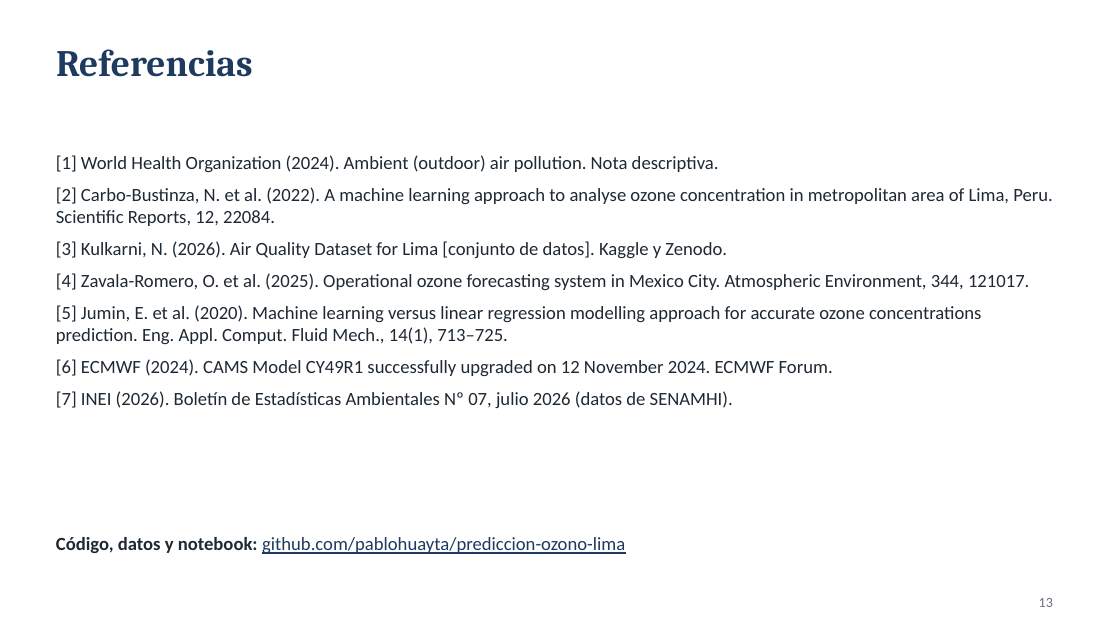
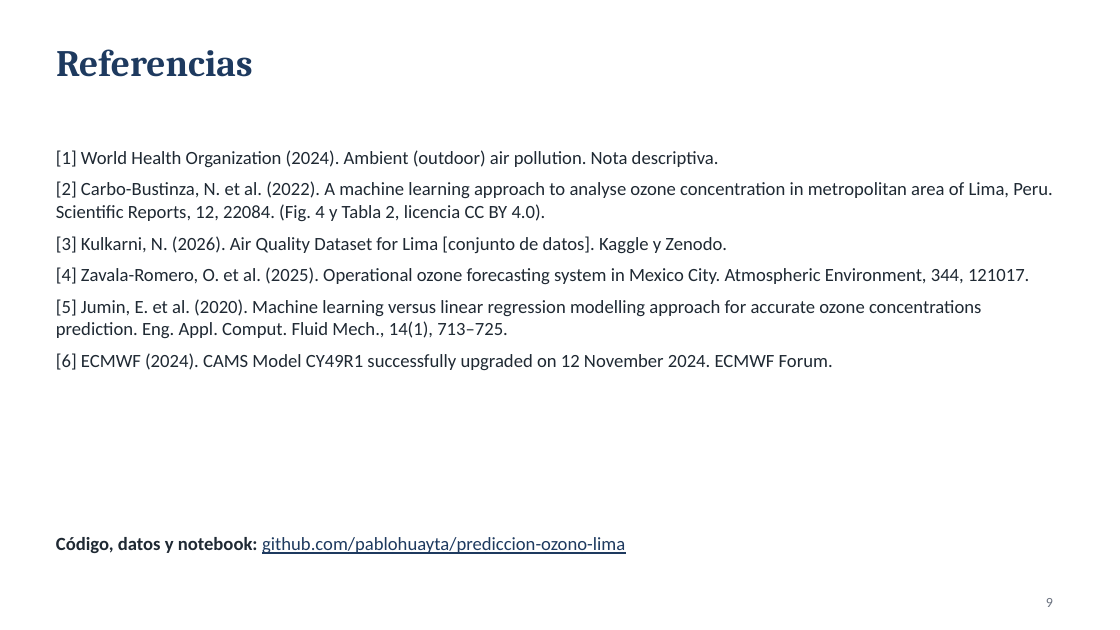
Before and after one commit to pablohuayta/prediccion-ozono-lima, a slide deck: slide 9 of Grupo7-TA-Exposicion.pptx (slide 13 before the commit). Drawn at 1120x630 pixels with LibreOffice and Linux fonts; fonts in the diff are those of the drawing. Boxes give left, top, right and bottom in pixels: in the first picture for what was removed or moved away, otherwise in the second. Text is boxed around its words. In the diff, an @@ line names an element or a change of style, - is before the commit and + after.

```diff
--- a/Grupo7-TA-Exposicion.pptx
+++ b/Grupo7-TA-Exposicion.pptx
@@ text at (56,181,1052,221): text changed @@
-[2] Carbo-Bustinza, N. et al. (2022). A machine learning approach to analyse ozone concentration in metropolitan area of Lima, Peru. Scientific Reports, 12, 22084.
+[2] Carbo-Bustinza, N. et al. (2022). A machine learning approach to analyse ozone concentration in metropolitan area of Lima, Peru. Scientific Reports, 12, 22084. (Fig. 4 y Tabla 2, licencia CC BY 4.0).
@@ text at (56,391,733,408): paragraph removed @@
-[7] INEI (2026). Boletín de Estadísticas Ambientales Nº 07, julio 2026 (datos de SENAMHI).
@@ page number at (1046,598,1053,607): text changed @@
-13
+9
```
Also in this commit, not shown: 7 other slides changed, 4 slides removed.
